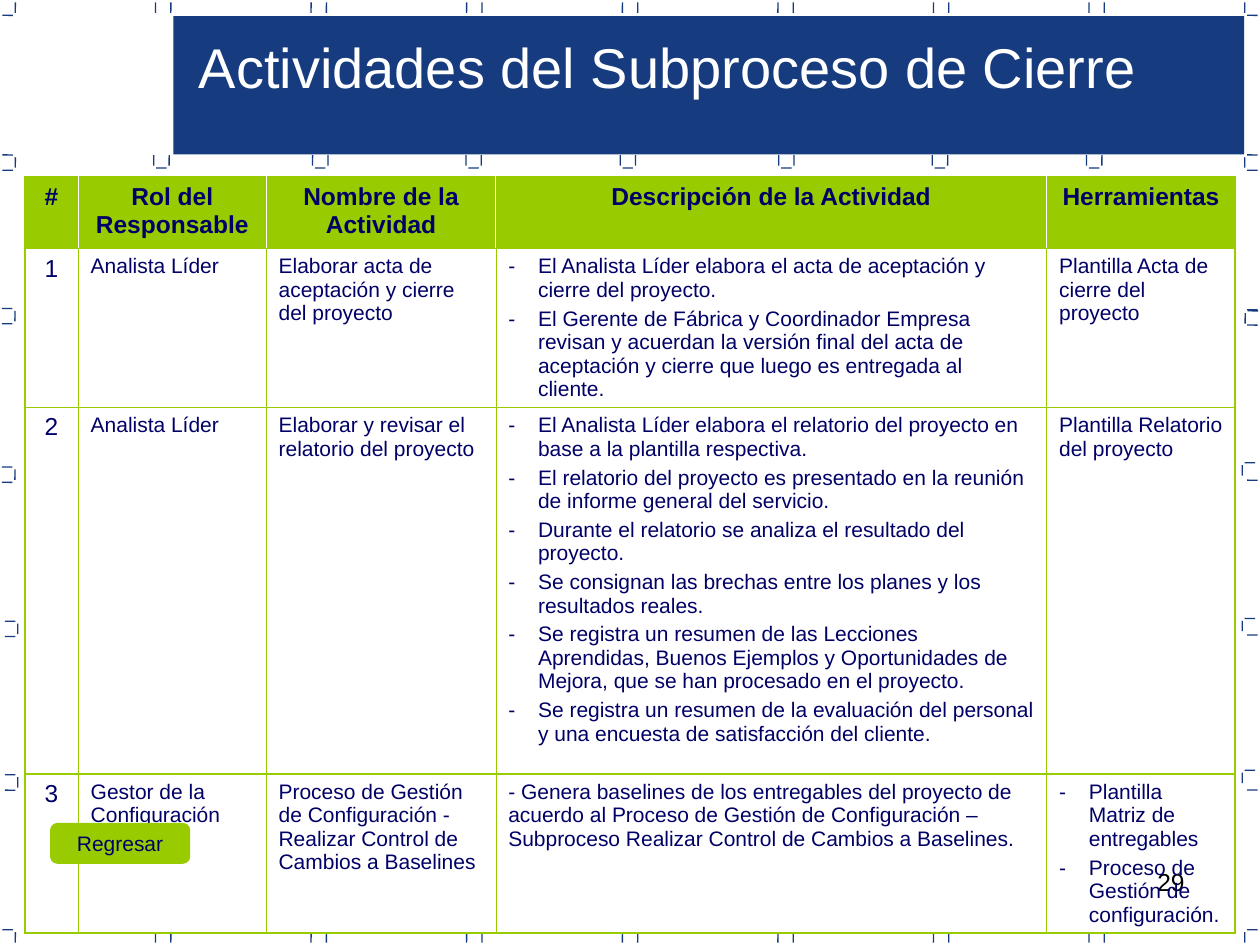
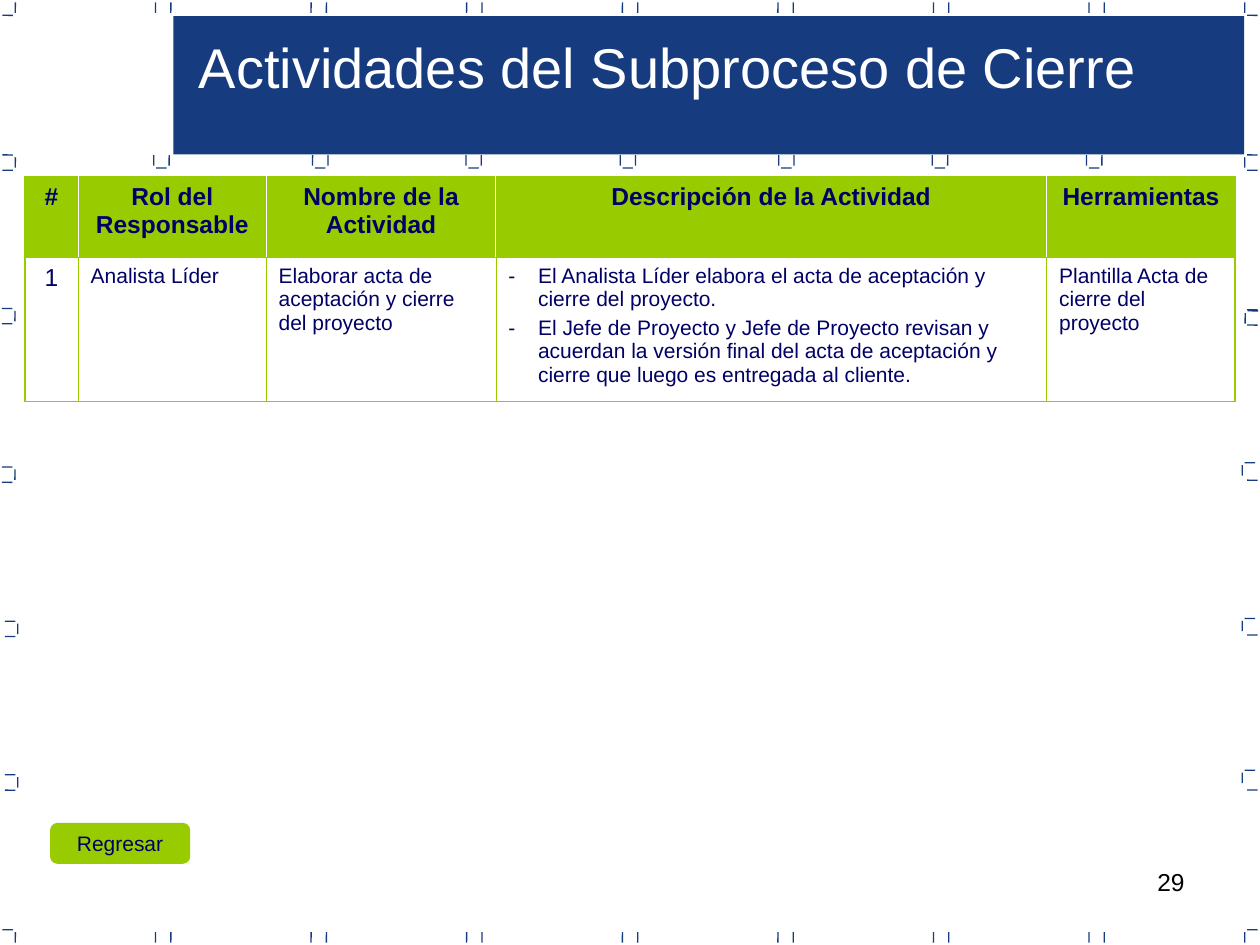
Before and after one commit to joansafr/Dev90PlusPlus, a slide deck: slide 29 of Area PP_PMC/7.0.1.23 Proceso de gestion de proyectos.ppt. Drawn at 1260x945 pixels with LibreOffice and Linux fonts; fonts in the diff are those of the drawing. Boxes give left, top, right and bottom in pixels: in the first picture for what was removed or moved away, otherwise in the second. Text is boxed around its words. In the diff, an @@ line names an element or a change of style, - is before the commit and + after.

Commit message:
Area PP_PMC
Se actualizo la ppt de proceso de gestion y se indico los puntos a
completar/mejorar del Plan de Proyecto (Titulo de color rojo).

```diff
--- a/Area PP_PMC/7.0.1.23 Proceso de gestion de proyectos.ppt
+++ b/Area PP_PMC/7.0.1.23 Proceso de gestion de proyectos.ppt
@@ table removed at [25, 176, 1236, 930], 4 rows, 5 columns @@
-# | Rol del Responsable | Nombre de la Actividad | Descripción de la Actividad | Herramientas
-1 | Analista Líder | Elaborar acta de aceptación y cierre del proyecto | El Analista Líder elabora el acta de aceptación y cierre del proyecto. / El Gerente de Fábrica y Coordinador Empresa revisan y acuerdan la versión final del acta de aceptación y cierre que luego es entregada al cliente. | Plantilla Acta de cierre del proyecto
-2 | Analista Líder | Elaborar y revisar el relatorio del proyecto | El Analista Líder elabora el relatorio del proyecto en base a la plantilla respectiva. / El relatorio del proyecto es presentado en la reunión de informe general del servicio. / Durante el relatorio se analiza el resultado del proyecto. / Se consignan las brechas entre los planes y los resultados reales. / Se registra un resumen de las Lecciones Aprendidas, Buenos Ejemplos y Oportunidades de Mejora, que se han procesado en el proyecto. / Se registra un resumen de la evaluación del personal y una encuesta de satisfacción del cliente. | Plantilla Relatorio del proyecto
-3 | Gestor de la Configuración | Proceso de Gestión de Configuración - Realizar Control de Cambios a Baselines | - Genera baselines de los entregables del proyecto de acuerdo al Proceso de Gestión de Configuración – Subproceso Realizar Control de Cambios a Baselines. | Plantilla Matriz de entregables / Proceso de Gestión de configuración.
@@ table added at [25, 176, 1236, 401], 2 rows, 5 columns @@
+# | Rol del Responsable | Nombre de la Actividad | Descripción de la Actividad | Herramientas
+1 | Analista Líder | Elaborar acta de aceptación y cierre del proyecto | El Analista Líder elabora el acta de aceptación y cierre del proyecto. / El Jefe de Proyecto y Jefe de Proyecto revisan y acuerdan la versión final del acta de aceptación y cierre que luego es entregada al cliente. | Plantilla Acta de cierre del proyecto
```
Also in this commit, not shown: 19 other slides changed, 1 other file.
